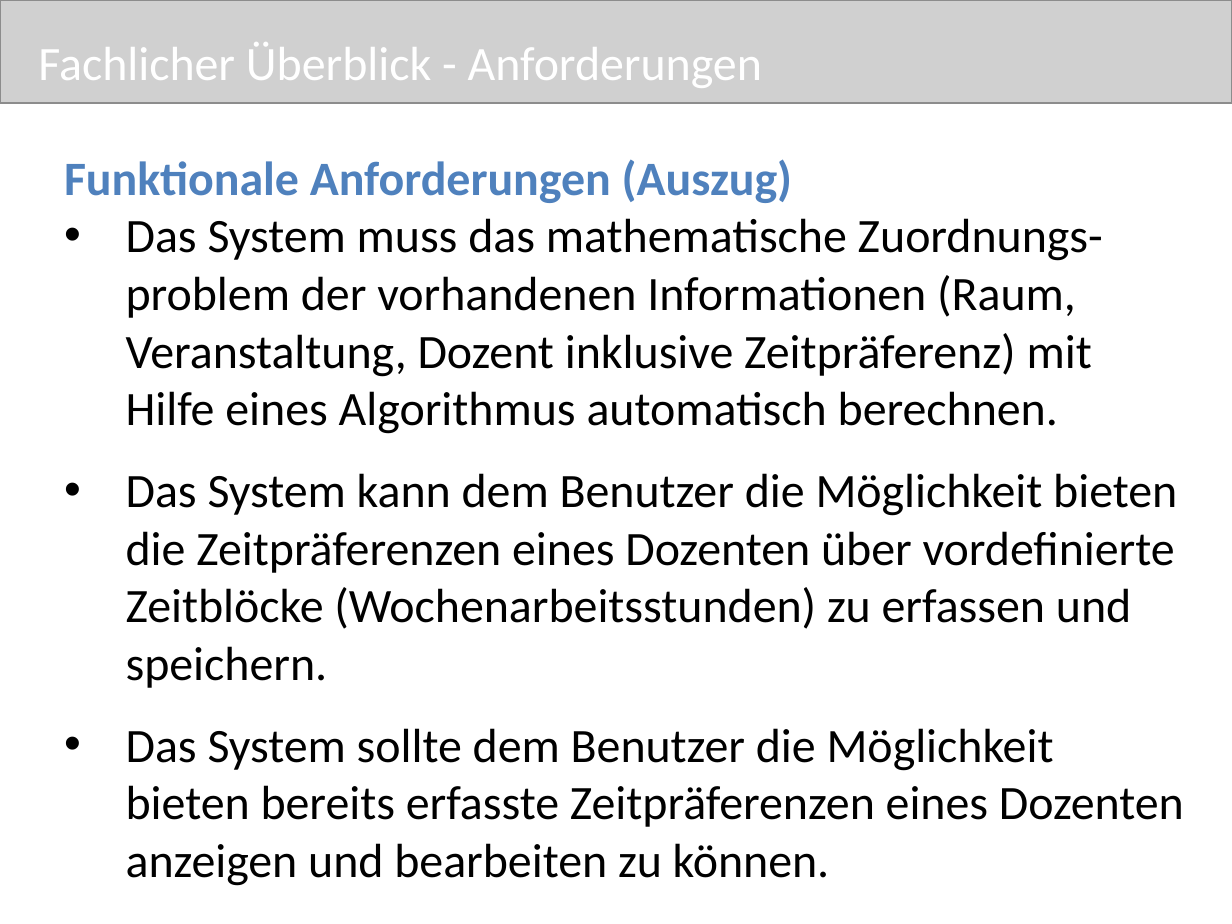
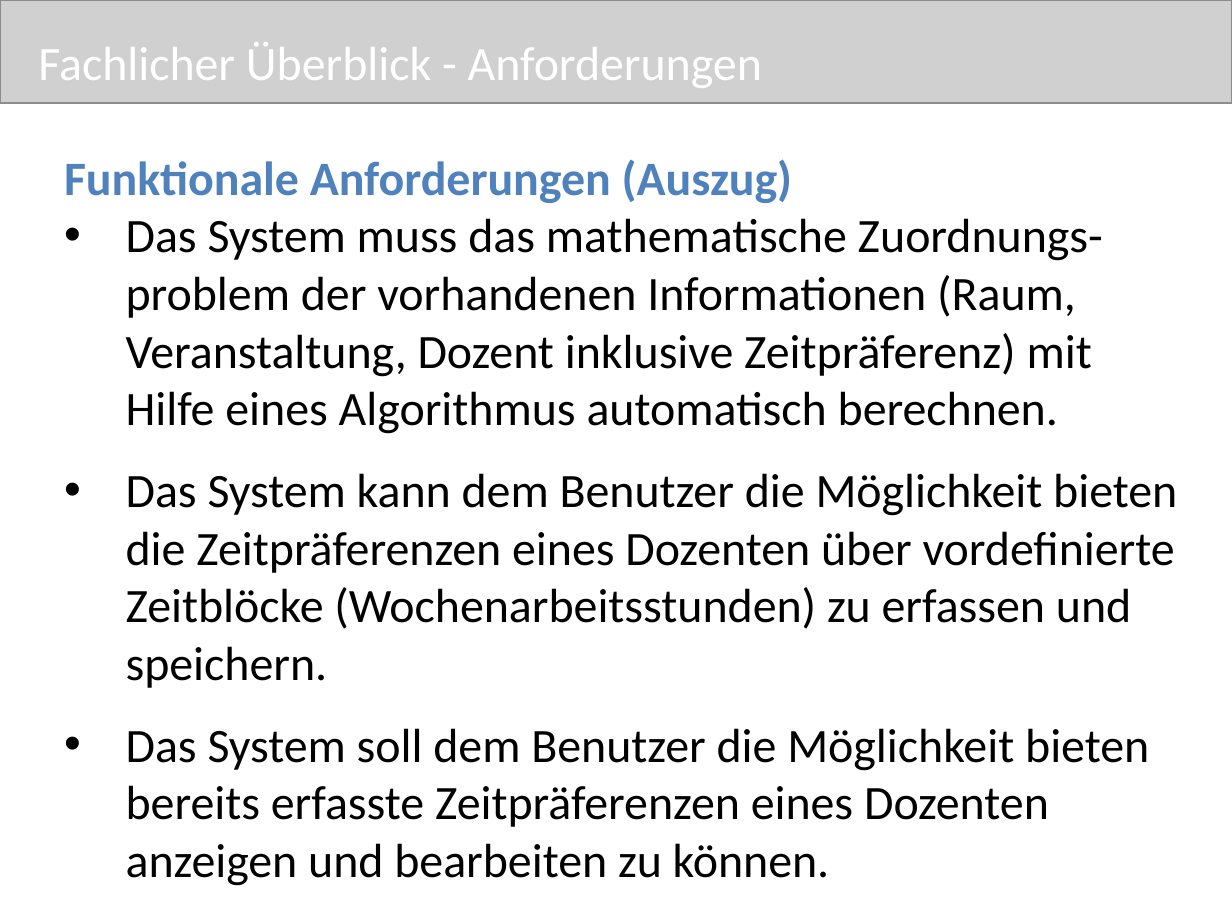
Before and after one commit to pdauwe/Softwareprojekt_BIM, a slide deck: slide 21 of Doku/Praesi1.pptx. Drawn at 1232x924 pixels with LibreOffice and Linux fonts; fonts in the diff are those of the drawing; grey boxes stand for pictures. Boxes give left, top, right and bottom in pixels: in the first picture for what was removed or moved away, otherwise in the second. Text is boxed around its words. In the diff, an @@ line names an element or a change of style, - is before the commit and + after.

```diff
--- a/Doku/Praesi1.pptx
+++ b/Doku/Praesi1.pptx
@@ text at (126, 728, 1149, 886): text changed @@
-• Das System sollte dem Benutzer die Möglichkeit bieten bereits erfasste Zeitpräferenzen eines Dozenten anzeigen und bearbeiten zu können.
+• Das System soll dem Benutzer die Möglichkeit bieten bereits erfasste Zeitpräferenzen eines Dozenten anzeigen und bearbeiten zu können.
```
Also in this commit, not shown: 1 other slide changed, 1 other file.
